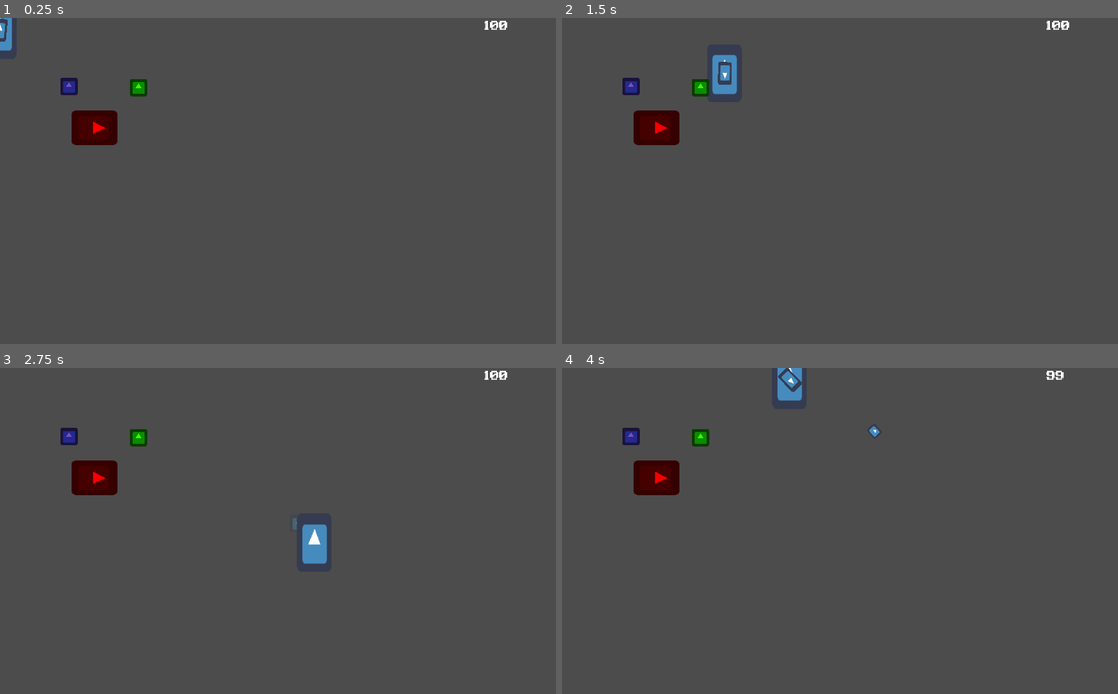
Above: before the commit, frames 1-4 (two rows, left to right).
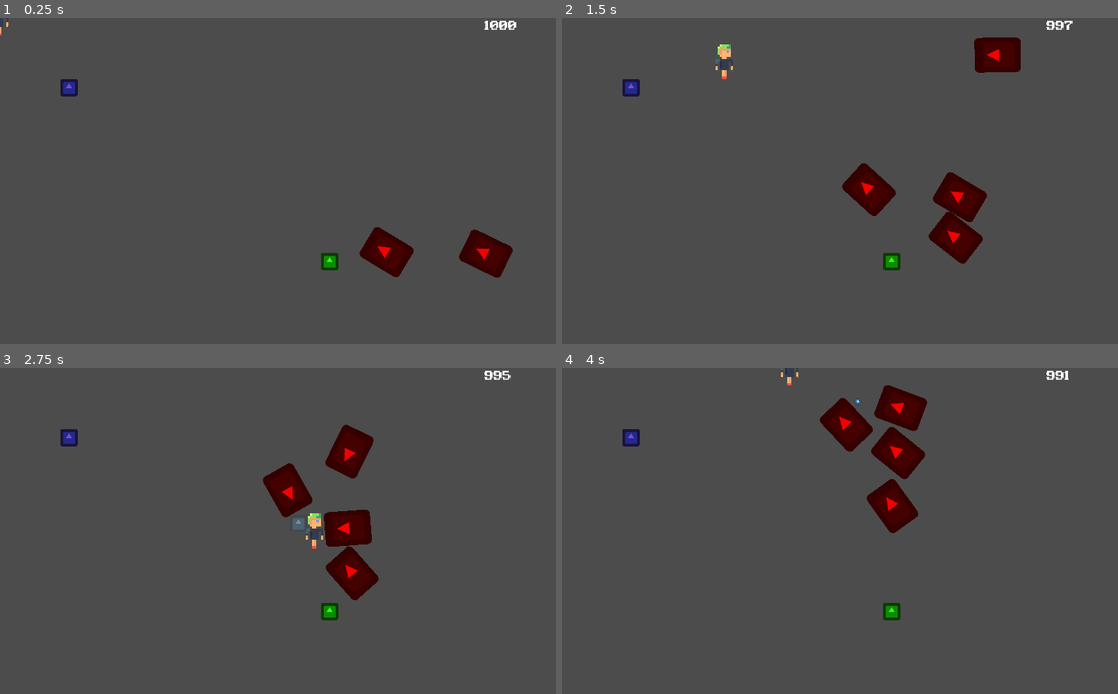
Above: after the commit, the same moments.

Repository: ilan-schemoul/factory
Game: Godot game, scene res://scenes/World.tscn
Two runs of this game, one before a commit and one after it. Both use one fixed random seed, a clock stepped at 60 frames per second and the inputs below. The engine's default icon, where the game draws it, is replaced by a stand-in: a white triangle on a blue panel in a dark square.
Inputs (mouse positions are in pixels of both pictures, inside the frame that each line leads up to):
- Up to frame 1 (0.25 s): no input
- Up to frame 2 (1.5 s): move the mouse to (962, 164) at 0.52 s; hold D (move_right) 0.53-1.28 s; hold 1 (1) 0.53-1.28 s; tap 2 (2) at 0.8, 1.35 s; move the mouse to (728, 197) at 1.27 s; hold S (move_down) from 1.28 s (still down)
- Up to frame 3 (2.75 s): tap 1 (1) at 1.55 s; move the mouse to (333, 459) at 2.02 s; release S (move_down) at 2.03 s; hold D (move_right) from 2.03 s (still down); hold 1 (1) from 2.03 s (still down); tap 2 (2) at 2.3 s
- Up to frame 4 (4 s): move the mouse to (812, 596) at 2.77 s; release D (move_right) at 2.78 s; release 1 (1) at 2.78 s; hold W (move_up) 2.78-3.53 s; tap 2 (2) at 2.85, 3.8 s; tap 1 (1) at 3.05 s; move the mouse to (1006, 579) at 3.52 s; press the mouse at (1006, 579) at 3.53 s; hold A (move_left) from 3.53 s (still down)

The runs differ from the first frame. In frame 1, 3.2% of the frame differs, in the area x 0-93%, y 0-80%; in frame 2, 5.4%; in frame 3, 5.5%, in the area x 10-92%, y 0-78%; in frame 4, 5.2%.

Commit message:
Add character art, check assembly line connected

Diff:
--- a/scenes/Bullet.gd
+++ b/scenes/Bullet.gd
@@ -6,6 +6,6 @@
     position += transform.x * speed * delta
 
 func _on_Bullet_body_entered(body):
-    if body.is_in_group("mobs"):
+    if body.is_in_group("ennemy"):
         body.queue_free()
-    queue_free()
+        queue_free()
--- a/scenes/Bullet.tscn
+++ b/scenes/Bullet.tscn
@@ -1,7 +1,10 @@
-[gd_scene load_steps=3 format=2]
+[gd_scene load_steps=4 format=2]
 
 [ext_resource path="res://icon.png" type="Texture" id=1]
 [ext_resource path="res://scenes/Bullet.gd" type="Script" id=2]
+
+[sub_resource type="RectangleShape2D" id=1]
+extents = Vector2( 11, 9.5 )
 
 [node name="Bullet" type="Area2D"]
 script = ExtResource( 2 )
@@ -10,3 +13,9 @@
 position = Vector2( 0, 1 )
 scale = Vector2( 0.36, 0.31188 )
 texture = ExtResource( 1 )
+
+[node name="CollisionShape2D" type="CollisionShape2D" parent="."]
+position = Vector2( 0, 1.5 )
+shape = SubResource( 1 )
+
+[connection signal="body_entered" from="." to="." method="_on_Bullet_body_entered"]
--- a/scenes/Ennemy.gd
+++ b/scenes/Ennemy.gd
@@ -1,4 +1,6 @@
 extends KinematicBody2D
+
+signal destroy
 
 export var run_speed = 150
 var velocity = Vector2.ZERO
@@ -6,14 +8,27 @@
 
 func _physics_process(delta):
     velocity = Vector2.ZERO
-    if target.get_ref():
-        velocity = position.direction_to(target.get_ref().position) * run_speed
-        look_at(target.get_ref().global_position)
+
+    var objects = get_tree().get_nodes_in_group("objects_built_by_player")
+    var target = get_parent().get_node("Player")
+
+    # if object go to objects otherwise destroy human
+    if len(objects) > 0:
+        var nearest_object = objects[0]
+        for object in objects:
+            if object.global_position.distance_to(global_position) < nearest_object.global_position.distance_to(global_position):
+                nearest_object = object
+        target = nearest_object
+
+    velocity = position.direction_to(target.position) * run_speed
+    look_at(target.global_position)
     velocity = move_and_slide(velocity)
-
-func ennemy_radius_body_entered(body):
-    if body.is_in_group("objects_built_by_player"):
-        target = weakref(body)
 
 func _on_DetectRadius_body_exited(body):
     target = weakref(null)
+
+func _on_DestroyRadius_body_entered(body):
+    yield(get_tree().create_timer(1.0), "timeout")
+    if is_instance_valid(body) and body.is_in_group("objects_built_by_player"):
+        body.queue_free()
+        emit_signal("destroy")
--- a/scenes/Ennemy.tscn
+++ b/scenes/Ennemy.tscn
@@ -1,16 +1,15 @@
-[gd_scene load_steps=6 format=2]
+[gd_scene load_steps=5 format=2]
 
 [ext_resource path="res://icon.png" type="Texture" id=1]
 [ext_resource path="res://scenes/Ennemy.gd" type="Script" id=2]
-[ext_resource path="res://scenes/LookingAt.gd" type="Script" id=3]
 
 [sub_resource type="RectangleShape2D" id=1]
 extents = Vector2( 31.5, 41 )
 
-[sub_resource type="CircleShape2D" id=2]
-radius = 112.285
+[sub_resource type="RectangleShape2D" id=3]
+extents = Vector2( 60, 40 )
 
-[node name="Ennemy" type="KinematicBody2D"]
+[node name="Ennemy" type="KinematicBody2D" groups=["ennemy"]]
 script = ExtResource( 2 )
 
 [node name="Sprite" type="Sprite" parent="."]
@@ -24,16 +23,12 @@
 rotation = 1.57079
 shape = SubResource( 1 )
 
-[node name="DetectRadius" type="Area2D" parent="."]
-scale = Vector2( -1.7909, 1.93874 )
+[node name="DestroyRadius" type="Area2D" parent="."]
+position = Vector2( -2, -1 )
+scale = Vector2( 0.786964, 0.873974 )
 
-[node name="CollisionShape2D" type="CollisionShape2D" parent="DetectRadius"]
-shape = SubResource( 2 )
+[node name="CollisionShape2D" type="CollisionShape2D" parent="DestroyRadius"]
+position = Vector2( 4, 0 )
+shape = SubResource( 3 )
 
-[node name="LookingAt" type="RayCast2D" parent="."]
-rotation = 1.57079
-enabled = true
-cast_to = Vector2( 0, -64 )
-script = ExtResource( 3 )
-
-[connection signal="body_entered" from="DetectRadius" to="." method="ennemy_radius_body_entered"]
+[connection signal="body_entered" from="DestroyRadius" to="." method="_on_DestroyRadius_body_entered"]
--- a/scenes/Player.gd
+++ b/scenes/Player.gd
@@ -1,7 +1,7 @@
 extends KinematicBody2D
 
 export var speed = 400 # How fast the player will move (pixels/sec).
-export var interval_between_building = 500
+export var interval_between_building = 10
 export var interval_between_shots = 200
 
 signal build_object(type, player_position)
--- a/scenes/Player.tscn
+++ b/scenes/Player.tscn
@@ -1,8 +1,37 @@
-[gd_scene load_steps=5 format=2]
+[gd_scene load_steps=10 format=2]
 
 [ext_resource path="res://scenes/Player.gd" type="Script" id=1]
-[ext_resource path="res://icon.png" type="Texture" id=2]
 [ext_resource path="res://scenes/Object1.tscn" type="PackedScene" id=3]
+[ext_resource path="res://art/character.png" type="Texture" id=4]
+
+[sub_resource type="AtlasTexture" id=2]
+atlas = ExtResource( 4 )
+region = Rect2( 0, 0, 18, 16 )
+
+[sub_resource type="AtlasTexture" id=3]
+atlas = ExtResource( 4 )
+region = Rect2( 18, 0, 18, 16 )
+
+[sub_resource type="AtlasTexture" id=4]
+atlas = ExtResource( 4 )
+region = Rect2( 32, 0, 16, 16 )
+
+[sub_resource type="AtlasTexture" id=5]
+atlas = ExtResource( 4 )
+region = Rect2( 48, 0, 16, 16 )
+
+[sub_resource type="SpriteFrames" id=6]
+animations = [ {
+"frames": [ SubResource( 2 ), SubResource( 3 ) ],
+"loop": true,
+"name": "Idle Right",
+"speed": 5.0
+}, {
+"frames": [ SubResource( 4 ), SubResource( 5 ) ],
+"loop": true,
+"name": "Running Right",
+"speed": 5.0
+} ]
 
 [sub_resource type="RectangleShape2D" id=1]
 extents = Vector2( 31.5, 52.5 )
@@ -10,24 +39,27 @@
 [node name="Player" type="KinematicBody2D"]
 script = ExtResource( 1 )
 
+[node name="Sprite" type="Sprite" parent="."]
+scale = Vector2( 4, 4 )
+texture = ExtResource( 4 )
+hframes = 10
+
 [node name="Weapon" type="Node2D" parent="."]
-position = Vector2( 1, 22 )
-z_index = 1
+position = Vector2( 15, 16 )
+scale = Vector2( 0.471351, 0.51035 )
 
-[node name="Sprite" type="Sprite" parent="Weapon"]
+[node name="Sprite" type="AnimatedSprite" parent="Weapon"]
 position = Vector2( 0, 2.38419e-06 )
 rotation = 1.61063
 scale = Vector2( -0.394527, 0.649926 )
-texture = ExtResource( 2 )
+frames = SubResource( 6 )
+animation = "Idle Right"
 
 [node name="ObjectHover" parent="." instance=ExtResource( 3 )]
+visible = false
 modulate = Color( 1, 1, 1, 0.345098 )
 
-[node name="Sprite" type="Sprite" parent="."]
-position = Vector2( 0, 21.5 )
-scale = Vector2( 1, 1.67188 )
-texture = ExtResource( 2 )
-
 [node name="CollisionShape2D" type="CollisionShape2D" parent="."]
+visible = false
 position = Vector2( 0.5, 22.5 )
 shape = SubResource( 1 )
--- /dev/null
+++ b/scenes/Wave.gd
@@ -0,0 +1,16 @@
+extends Node
+
+
+# Declare member variables here. Examples:
+# var a = 2
+# var b = "text"
+
+
+# Called when the node enters the scene tree for the first time.
+func _ready():
+    pass # Replace with function body.
+
+
+# Called every frame. 'delta' is the elapsed time since the previous frame.
+#func _process(delta):
+#    pass
--- a/scenes/World.gd
+++ b/scenes/World.gd
@@ -1,26 +1,96 @@
 extends Node2D
 
+export var waves = [{
+        number_of_ennemies = 2,
+        start_at = 2000,
+        done = false
+    },
+    {
+        number_of_ennemies = 2,
+        start_at = 4000,
+        done = false
+    },
+    {
+        number_of_ennemies = 5,
+        start_at = 10000,
+        done = false
+    },
+    {
+        number_of_ennemies = 6,
+        start_at = 15000,
+        done = false
+    },
+
+    ]
+
 onready var grid = get_node("/root/grid")
+onready var EnnemySpawn1 = $EnnemySpawn1
+onready var EnnemySpawn2 = get_node("EnnemySpawn2")
+onready var EnnemySpawn3 = get_node("EnnemySpawn3")
 
-var money = 100
+onready var Object1 = preload("res://scenes/Object1.tscn")
+onready var Bullet = preload("res://scenes/Bullet.tscn")
+onready var Ennemy = preload("res://scenes/Ennemy.tscn")
+
+onready var spawns = [EnnemySpawn1, EnnemySpawn2, EnnemySpawn3]
+var money = 1000
 var number_of_groups_of_objects = 0
 var last_object_of_assembly_line = [$Rock]
 var connected_assembly_line = [false]
-
-onready var Object1 = preload("res://scenes/Object1.tscn")
-onready var Bullet = preload("res://scenes/Bullet.tscn")
+onready var last_ennemy_spawn_at = OS.get_ticks_msec()
+var rng = RandomNumberGenerator.new()
+var checked_objects = []
 
 # Called when the node enters the scene tree for the first time.
 func _ready():
-    pass # Replace with function body.
+    rng.randomize()
+
+func objects_is_destroyed():
+    connected_assembly_line[0] = is_assembly_line_connected()
+
+var next_object_to_check = 0
+var found_next_object = false
+
+func update_next_object_to_check(obj1, obj2):
+    found_next_object = true
+    next_object_to_check = obj2
+    checked_objects.append(obj2)
+
+func is_assembly_line_connected():
+    next_object_to_check = $Rock
+    checked_objects = [next_object_to_check]
+    var objects = get_tree().get_nodes_in_group("objects")
+    found_next_object = true
+    while len(checked_objects) != len(objects) and found_next_object:
+        found_next_object = false
+        for object in objects:
+            if not object in checked_objects:
+                touch_each_other(next_object_to_check, object, funcref(self, "update_next_object_to_check"))
+            if next_object_to_check.is_in_group("delivery"):
+                print("CONNECTED!!!!!")
+                return true
+    return false
+
 
 func assembly_is_connected(object1, object2):
-    print(get_group_number(object1))
     connected_assembly_line[get_group_number(object1)] = true
 
 # Called every frame. 'delta' is the elapsed time since the previous frame.
 func _process(delta):
     $Euro.text = String(money)
+
+    for wave in waves:
+        if not wave.done and OS.get_ticks_msec() > wave.start_at:
+            for i in range(wave.number_of_ennemies):
+                var ennemy_spawn_location = spawns[rng.randi_range(0, 2)].global_position
+                var new_ennemy = Ennemy.instance()
+                new_ennemy.connect("destroy", self, "objects_is_destroyed")
+                new_ennemy.global_position = ennemy_spawn_location
+                new_ennemy.global_position.x += rng.randf_range(-60, 60)
+                new_ennemy.global_position.x += rng.randf_range(-60, 60)
+                add_child(new_ennemy)
+                wave.done = true
+                # last_ennemy_spawn_at = OS.get_ticks_msec()
 
 func shoot(transform):
   if money > 0:
@@ -33,10 +103,10 @@
   for group in object.get_groups():
     if group != "objects":
       return group
+  return ""
 
 func get_group_number(object):
     if len(object.get_groups()) == 0:
-        print(object.get_name() + " has no group")
         return 0
     var group = object.get_groups()[0]
     return int(group[len(group) - 1])
@@ -56,7 +126,6 @@
     right.y = object1.global_position.y
     if right.x == object2.global_position.x and right.y == object2.global_position.y:
         lambda.call_func(object1, object2)
-    print(right, object2.global_position)
 
     var top = Vector2()
     top.x = object1.global_position.x
@@ -71,9 +140,17 @@
         lambda.call_func(object1, object2)
 
 func player_builds_object(type, player_position):
+    if money <= 0:
+        print("No more money")
+        return
+
     var new_object = Object1.instance()
-    if money > 0:
-        new_object.global_position = grid.position_snapped(player_position)
+    new_object.global_position = grid.position_snapped(player_position)
+
+    for object in get_tree().get_nodes_in_group("objects"):
+        if object.global_position.x == new_object.global_position.x and object.global_position.y == new_object.global_position.y:
+            # print("Object there already exists")
+            return
 
     for object in get_tree().get_nodes_in_group("objects"):
       touch_each_other(new_object, object, funcref(self, "add_to_other_group"))
@@ -85,6 +162,7 @@
       new_object.add_to_group("objects")
       new_object.add_to_group("objects_built_by_player")
       add_child(new_object)
+      connected_assembly_line[0] = is_assembly_line_connected()
       money -= 10
     else:
       print("You need to build on a rock or assembly line")
@@ -93,4 +171,4 @@
 func check_earnings():
     money -= len(get_tree().get_nodes_in_group("objects")) - 1
     if connected_assembly_line[0]:
-        money += 10
+        money += 50
--- a/scenes/World.tscn
+++ b/scenes/World.tscn
@@ -1,11 +1,9 @@
-[gd_scene load_steps=8 format=2]
+[gd_scene load_steps=6 format=2]
 
 [ext_resource path="res://scenes/World.gd" type="Script" id=1]
 [ext_resource path="res://scenes/Player.tscn" type="PackedScene" id=2]
 [ext_resource path="res://art/Retro Gaming.ttf" type="DynamicFontData" id=3]
-[ext_resource path="res://scenes/Object1.tscn" type="PackedScene" id=4]
 [ext_resource path="res://icon.png" type="Texture" id=5]
-[ext_resource path="res://scenes/Ennemy.tscn" type="PackedScene" id=6]
 
 [sub_resource type="DynamicFont" id=1]
 size = 20
@@ -28,15 +26,14 @@
 position = Vector2( 513, 300 )
 current = true
 
-[node name="Ennemy" parent="." instance=ExtResource( 6 )]
-position = Vector2( 175, 202 )
-
-[node name="Rock" parent="." groups=["assembly_line_0", "objects", "rock"] instance=ExtResource( 4 )]
+[node name="Rock" type="Sprite" parent="." groups=["assembly_line_0", "objects", "rock"]]
 modulate = Color( 0.505882, 0.305882, 0.741176, 1 )
 position = Vector2( 128, 128 )
+scale = Vector2( 0.5, 0.5 )
+texture = ExtResource( 5 )
 
-[node name="Delivery" type="Node2D" parent="."]
-position = Vector2( 256, 128 )
+[node name="Delivery" type="Node2D" parent="." groups=["delivery", "objects"]]
+position = Vector2( 608, 448 )
 
 [node name="Sprite" type="Sprite" parent="Delivery"]
 modulate = Color( 0.196078, 1, 0, 1 )
@@ -47,6 +44,15 @@
 wait_time = 0.5
 autostart = true
 
+[node name="EnnemySpawn1" type="Position2D" parent="."]
+position = Vector2( 237, 449 )
+
+[node name="EnnemySpawn2" type="Position2D" parent="."]
+position = Vector2( 833, 449 )
+
+[node name="EnnemySpawn3" type="Position2D" parent="."]
+position = Vector2( 833, 75 )
+
 [connection signal="build_object" from="Player" to="." method="player_builds_object"]
 [connection signal="shoot" from="Player" to="." method="shoot"]
 [connection signal="timeout" from="EarnMoneyTimer" to="." method="check_earnings"]
Binary file added: art/0_Mj1pU-htucMYovWi.gif
Binary file added: art/character.aseprite
Binary file added: art/character.png
Not shown, added: art/character.png.import
Not shown, added: art/pear36.pal
